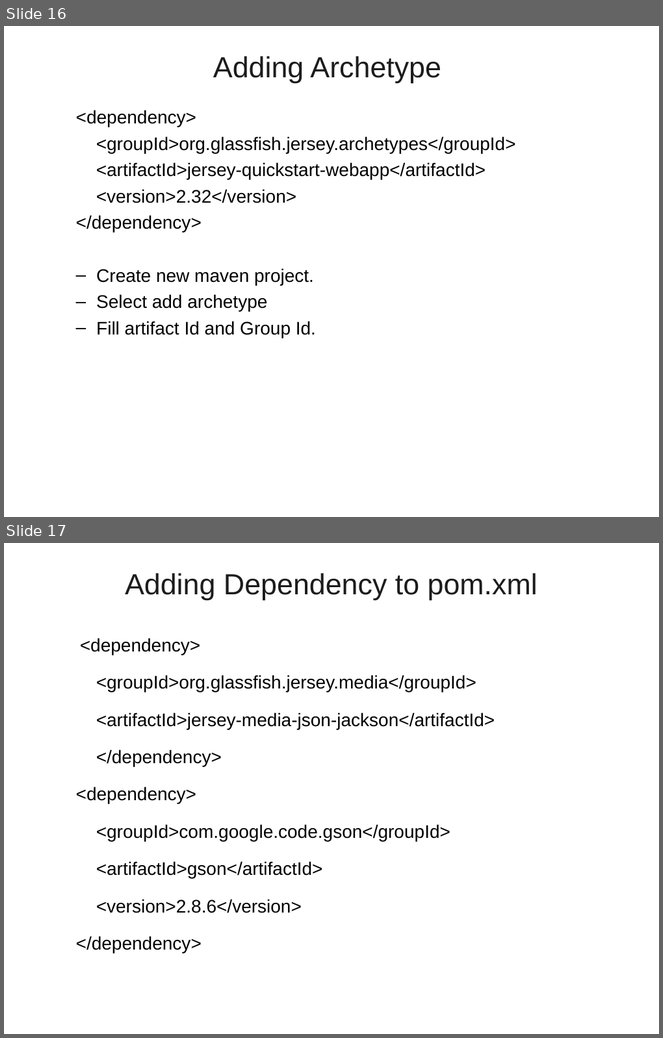
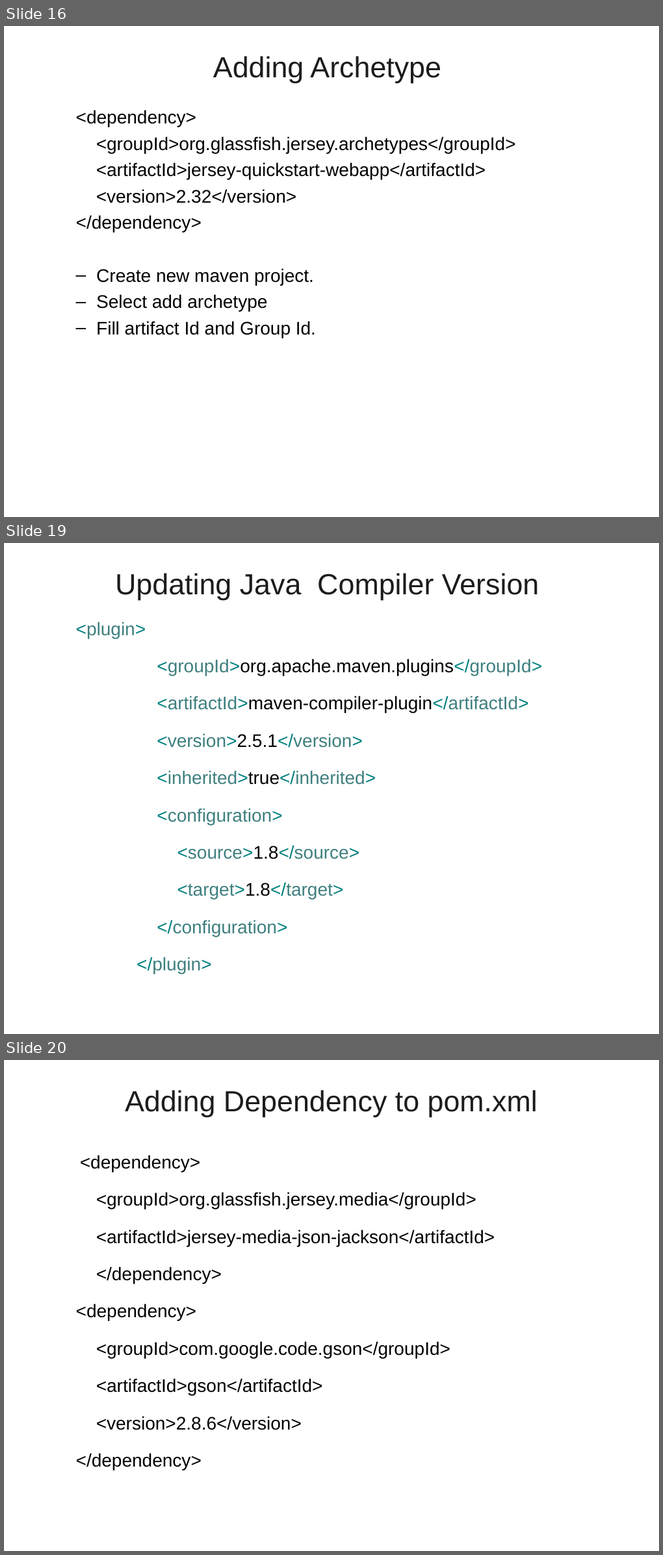
Before and after one commit to vatsanTraining/corejava, a slide deck: CenturyLink_JAX_RS.ppt. Shown one above the other, each under a label of ours: slides 16 and 17 before the commit, slides 16, 19 and 20 after it; the slides between them are not shown. The pictures are 663x1038 and 663x1555 pixels, drawn with LibreOffice and Linux fonts; fonts in the diff are those of the drawing; background and template pictures are left out. Boxes give left, top, right and bottom in pixels: in the first picture for what was removed or moved away, otherwise in the second. Text is boxed around its words. In the diff, an @@ line names an element or a change of style, - is before the commit and + after.

```diff
--- a/CenturyLink_JAX_RS.ppt
+++ b/CenturyLink_JAX_RS.ppt
@@ slide 19 added at bbox=[4, 543, 659, 1034], background picture (left out) @@
@@ title added at bbox=[115, 573, 539, 600], 32 pt, text #1C1C1C @@
+Updating Java Compiler Version
@@ text added at bbox=[76, 622, 542, 974], 20 pt, text #3F7F7F @@
+  <plugin>
+  <groupId>org.apache.maven.plugins</groupId>
+  <artifactId>maven-compiler-plugin</artifactId>
+  <version>2.5.1</version>
+  <inherited>true</inherited>
+  <configuration>
+  <source>1.8</source>
+  <target>1.8</target>
+  </configuration>
+  </plugin>
@@ what was slide 17 is now slide 20 @@
```
Also in this commit, not shown: 2 other slides added.
